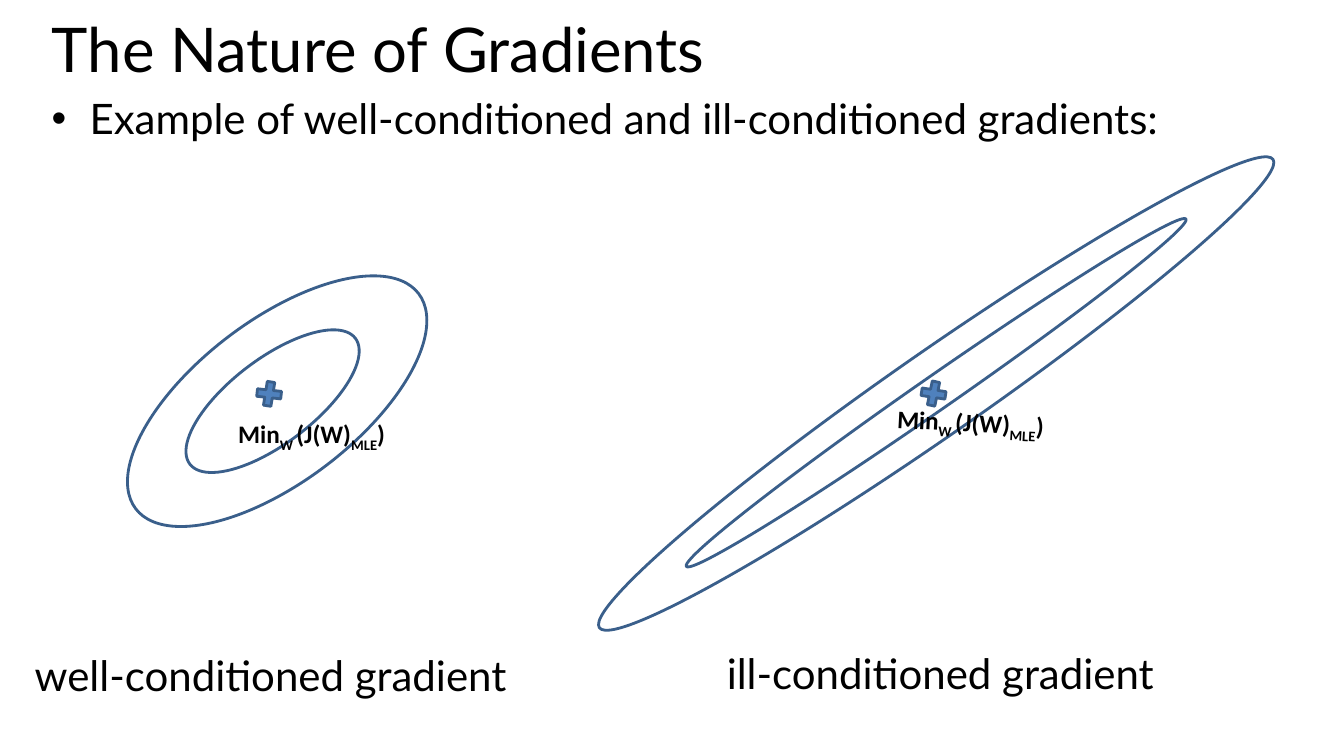
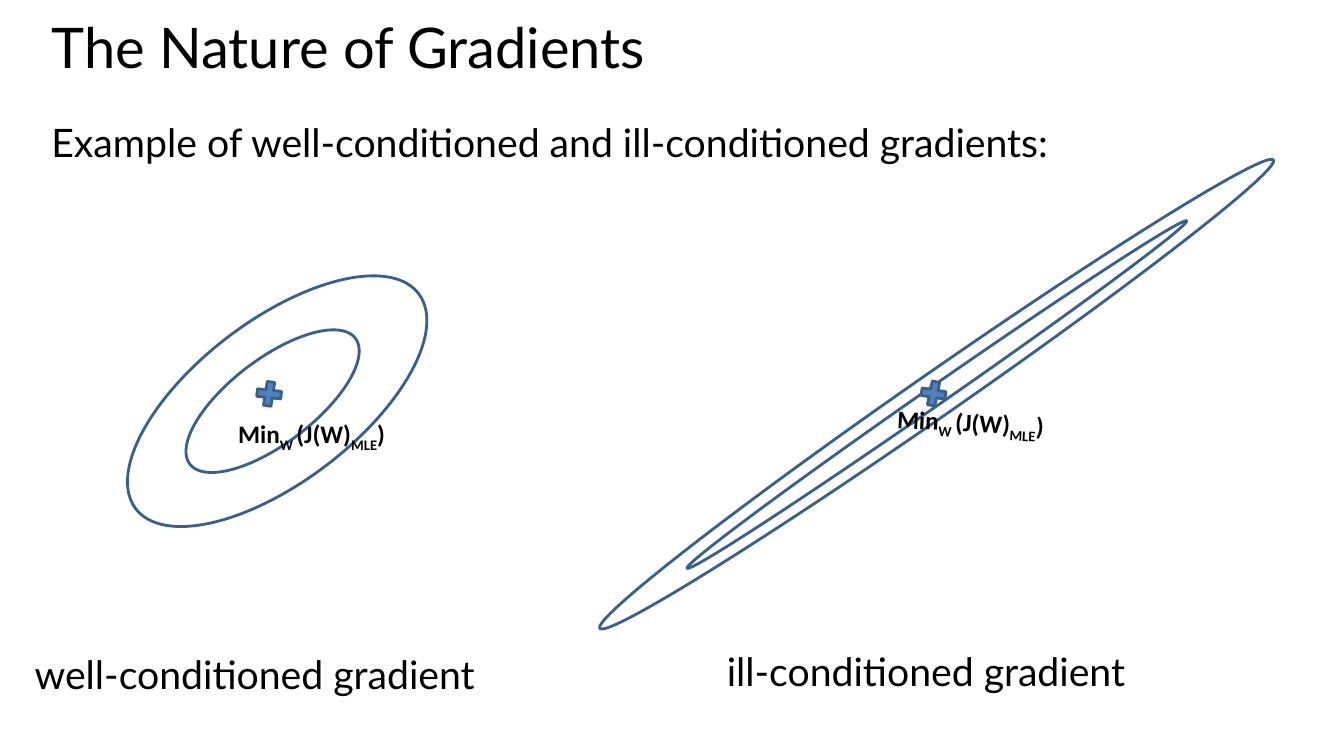
Before and after one commit to StephenElston/CSCI-E25, a slide deck: slide 21 of Slides/7_RegularizationAndOptimization.pptx. Drawn at 1344x756 pixels with LibreOffice and Linux fonts; fonts in the diff are those of the drawing. Boxes give left, top, right and bottom in pixels: in the first picture for what was removed or moved away, otherwise in the second. Text is boxed around its words. In the diff, an @@ line names an element or a change of style, - is before the commit and + after.

```diff
--- a/Slides/7_RegularizationAndOptimization.pptx
+++ b/Slides/7_RegularizationAndOptimization.pptx
@@ title "The Nature of Gradients" at box(52, 26, 645, 69): size 44 to 40 pt @@
@@ text "Example of well-conditioned and ill-conditioned ...": place and size @@
-text "Example of well-conditioned and ill-conditioned ..." at box(90, 103, 1158, 142)
+text "Example of well-conditioned and ill-conditioned ..." at box(51, 128, 1048, 164)
@@ text "Example of well-conditioned and ill-conditioned ..." at box(51, 128, 1048, 164): size 30 to 28 pt; bullet • to none @@
@@ ellipse: place and size @@
-ellipse at box(576, 125, 1298, 663)
+ellipse at box(587, 142, 1286, 646)
@@ ellipse: place and size @@
-ellipse at box(677, 205, 1196, 580)
+ellipse at box(682, 213, 1193, 576)
@@ text "well-conditioned gradient" at box(35, 660, 474, 696): size 30 to 28 pt @@
@@ text "ill-conditioned gradient" at box(727, 657, 1125, 693): size 30 to 28 pt @@
```
Also in this commit, not shown: 19 other slides changed, 1 slide added.
